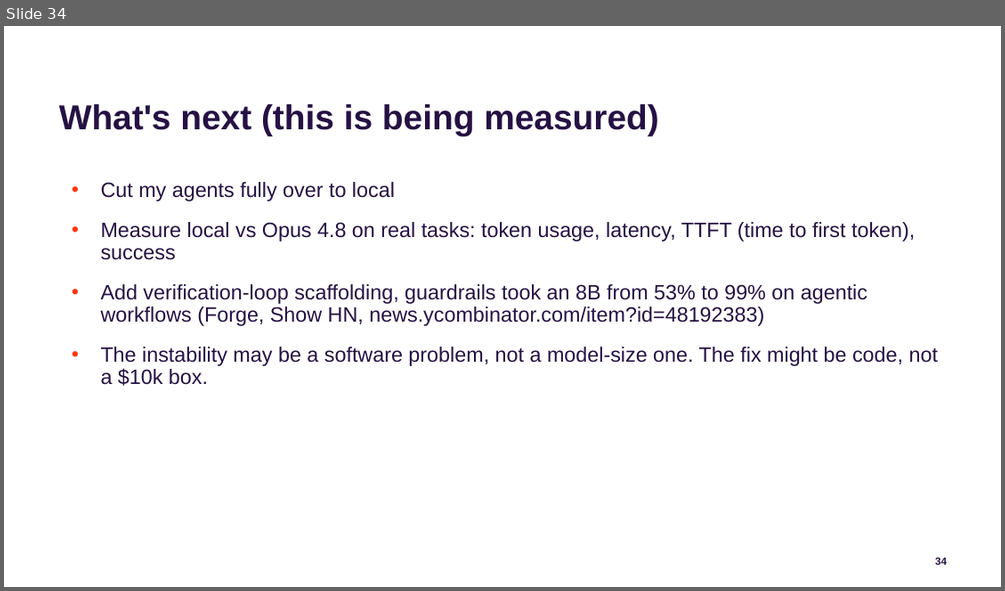
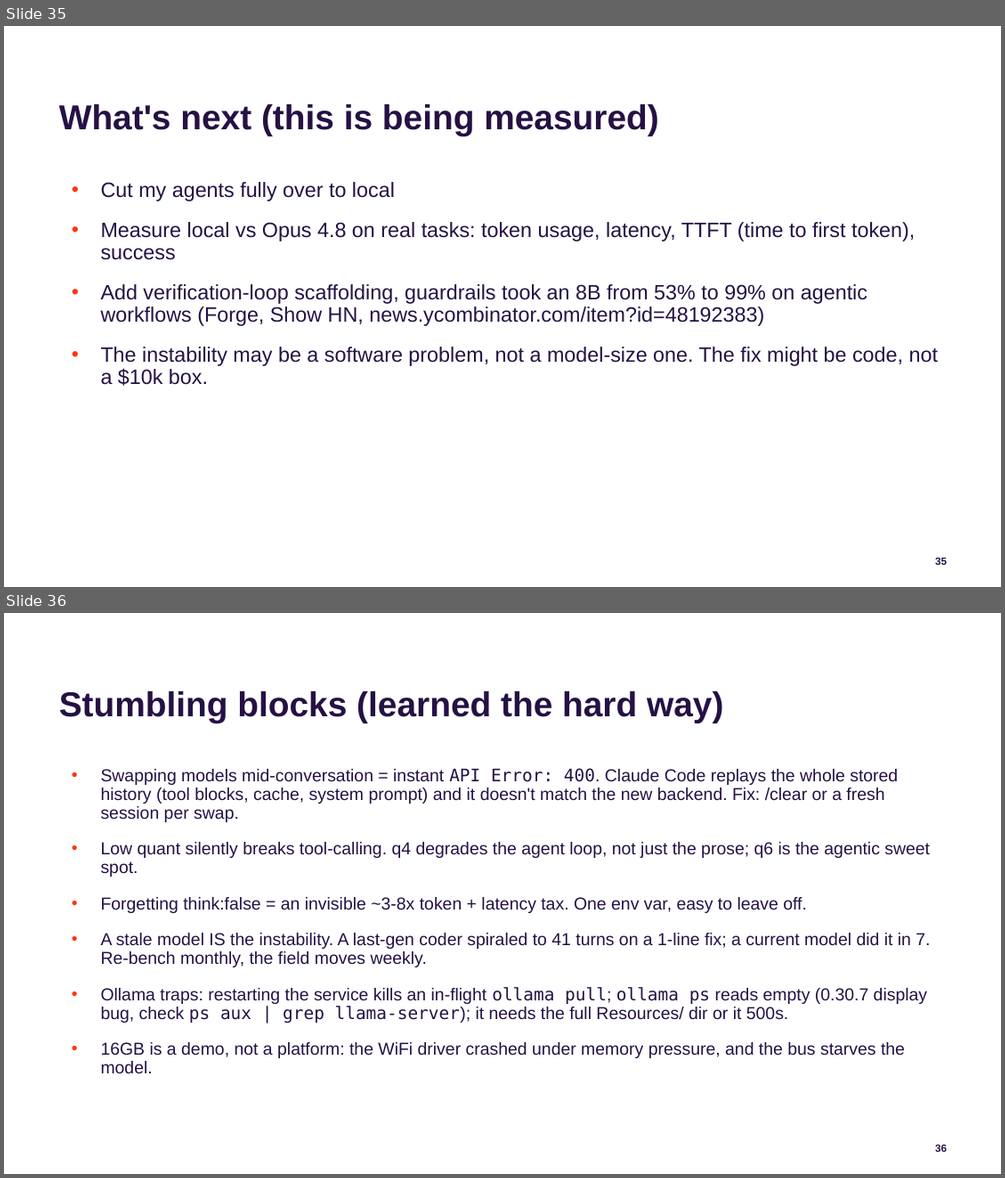
Before and after one commit to jconnolly/local-llm-pi5, a slide deck: local-llm-datasociety.pptx. Shown one above the other, each under a label of ours: slide 34 before the commit, slides 35 and 36 after it. The pictures are 1005x591 and 1005x1178 pixels, drawn with LibreOffice and Linux fonts; fonts in the diff are those of the drawing; background and template pictures are left out. Boxes give left, top, right and bottom in pixels: in the first picture for what was removed or moved away, otherwise in the second. Text is boxed around its words. In the diff, an @@ line names an element or a change of style, - is before the commit and + after.

```diff
--- a/local-llm-datasociety.pptx
+++ b/local-llm-datasociety.pptx
@@ slide 36 added at [4,613,1001,1174], background #FFFFFF; not listed: 1 template element that a slide beside it also shows @@
@@ title added at [59,690,723,722], 30 pt, text #251144, bold @@
+Stumbling blocks (learned the hard way)
@@ text added at [101,768,930,1073], 15 pt, text #251144 @@
+• Swapping models mid-conversation = instant API Error: 400. Claude Code replays the whole stored history (tool blocks, cache, system prompt) and it doesn't match the new backend. Fix: /clear or a fresh session per swap.
+• Low quant silently breaks tool-calling. q4 degrades the agent loop, not just the prose; q6 is the agentic sweet spot.
+• Forgetting think:false = an invisible ~3-8x token + latency tax. One env var, easy to leave off.
+• A stale model IS the instability. A last-gen coder spiraled to 41 turns on a 1-line fix; a current model did it in 7. Re-bench monthly, the field moves weekly.
+• Ollama traps: restarting the service kills an in-flight ollama pull; ollama ps reads empty (0.30.7 display bug, check ps aux | grep llama-server); it needs the full Resources/ dir or it 500s.
+• 16GB is a demo, not a platform: the WiFi driver crashed under memory pressure, and the bus starves the model.
@@ what was slide 34 is now slide 35 @@
@@ page number at [935,557,947,564]: text changed @@
-34
+35
```
Also in this commit, not shown: 1 other slide added, 4 other files.
